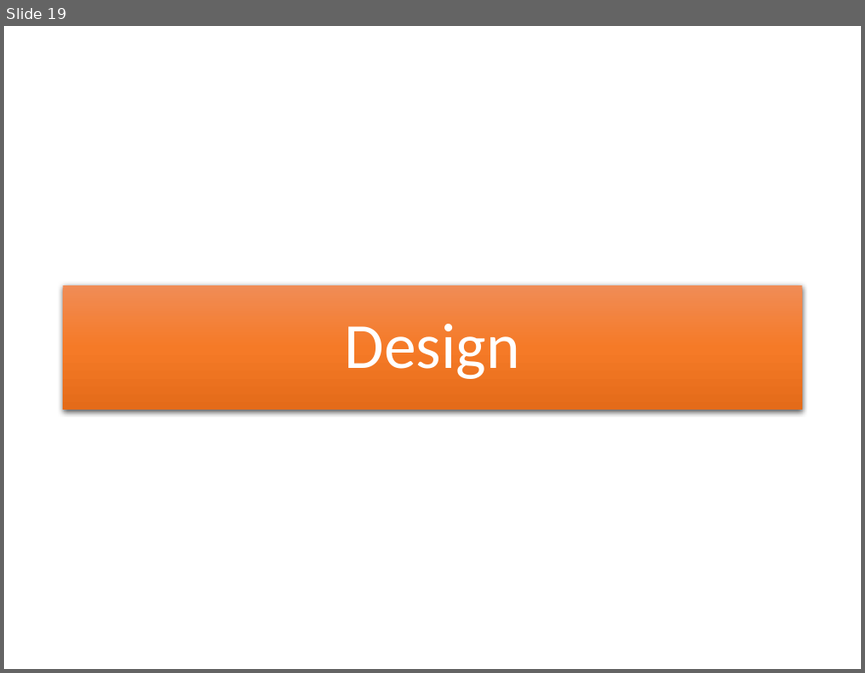
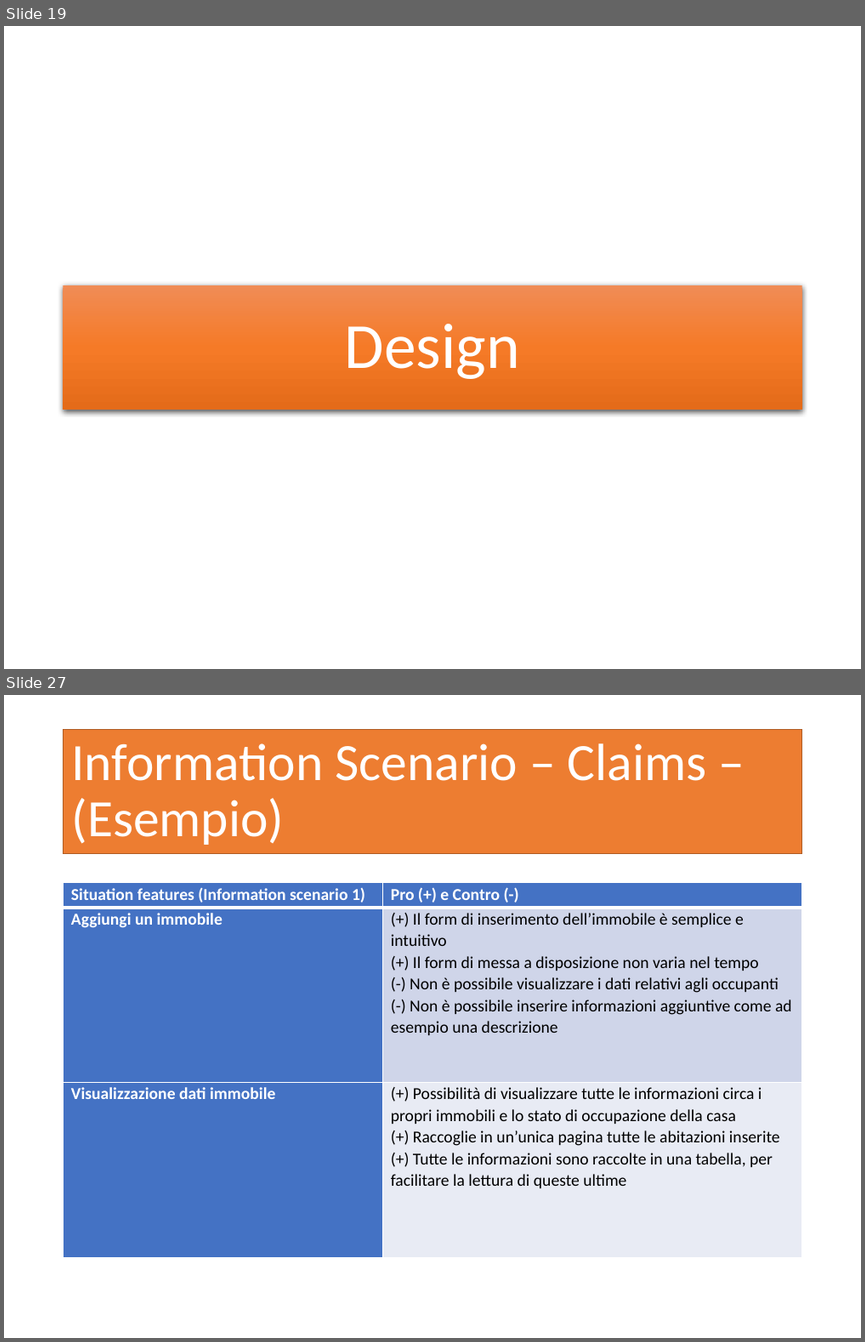
Before and after one commit to garjilius/ShareMyHouse, a slide deck: Documentazione/PresentazioneShareMyHouse.pptx. Shown one above the other, each under a label of ours: slide 19 before the commit, slides 19 and 27 after it; the slides between them are not shown. The pictures are 865x673 and 865x1342 pixels, drawn with LibreOffice and Linux fonts; fonts in the diff are those of the drawing. Boxes give left, top, right and bottom in pixels: in the first picture for what was removed or moved away, otherwise in the second. Text is boxed around its words. In the diff, an @@ line names an element or a change of style, - is before the commit and + after.

```diff
--- a/Documentazione/PresentazioneShareMyHouse.pptx
+++ b/Documentazione/PresentazioneShareMyHouse.pptx
@@ slide 27 added at [4,695,861,1338], background #FFFFFF @@
@@ title added at [64,729,801,853], fill #ED7D31, outline #AF5C24 1 pt, 44 pt, text #FFFFFF @@
+Information Scenario – Claims – (Esempio)
@@ table added at [64,883,802,1257], 3 rows, 2 columns @@
+Situation features (Information scenario 1) | Pro (+) e Contro (-)
+Aggiungi un immobile | (+) Il form di inserimento dell’immobile è semplice e intuitivo / (+) Il form di messa a disposizione non varia nel tempo / (-) Non è possibile visualizzare i dati relativi agli occupanti / (-) Non è possibile inserire informazioni aggiuntive come ad esempio una descrizione
+Visualizzazione dati immobile | (+) Possibilità di visualizzare tutte le informazioni circa i propri immobili e lo stato di occupazione della casa / (+) Raccoglie in un’unica pagina tutte le abitazioni inserite / (+) Tutte le informazioni sono raccolte in una tabella, per facilitare la lettura di queste ultime
```
Also in this commit, not shown: 1 slide changed, 12 other slides added, 2 other files.
